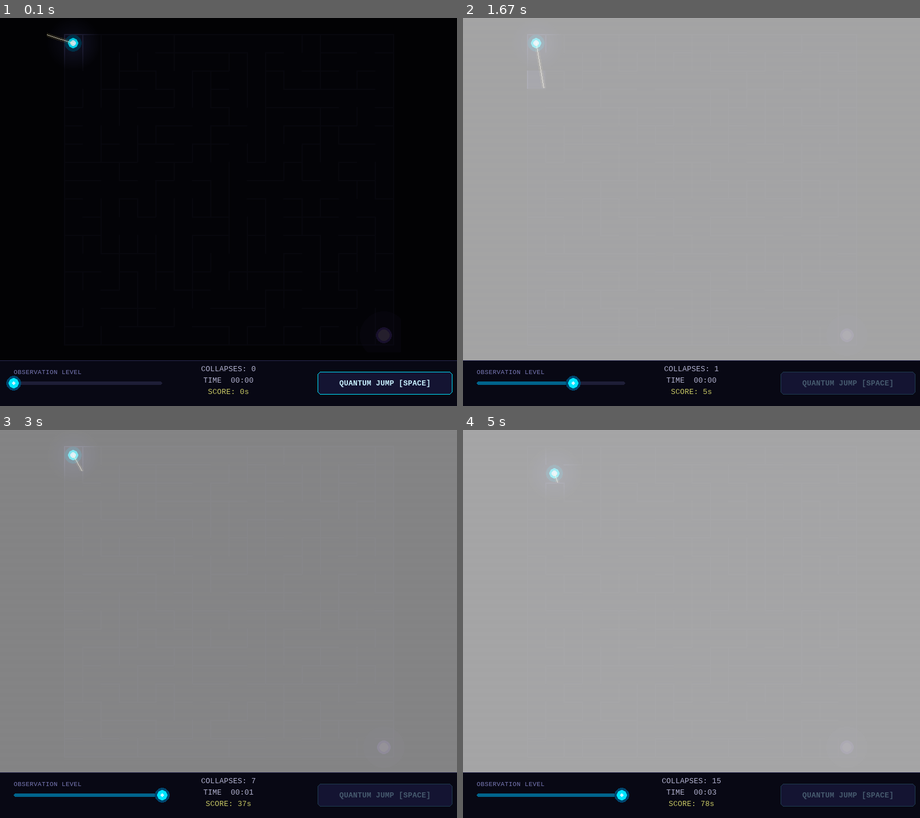
Above: before the commit, frames 1-4 (two rows, left to right).
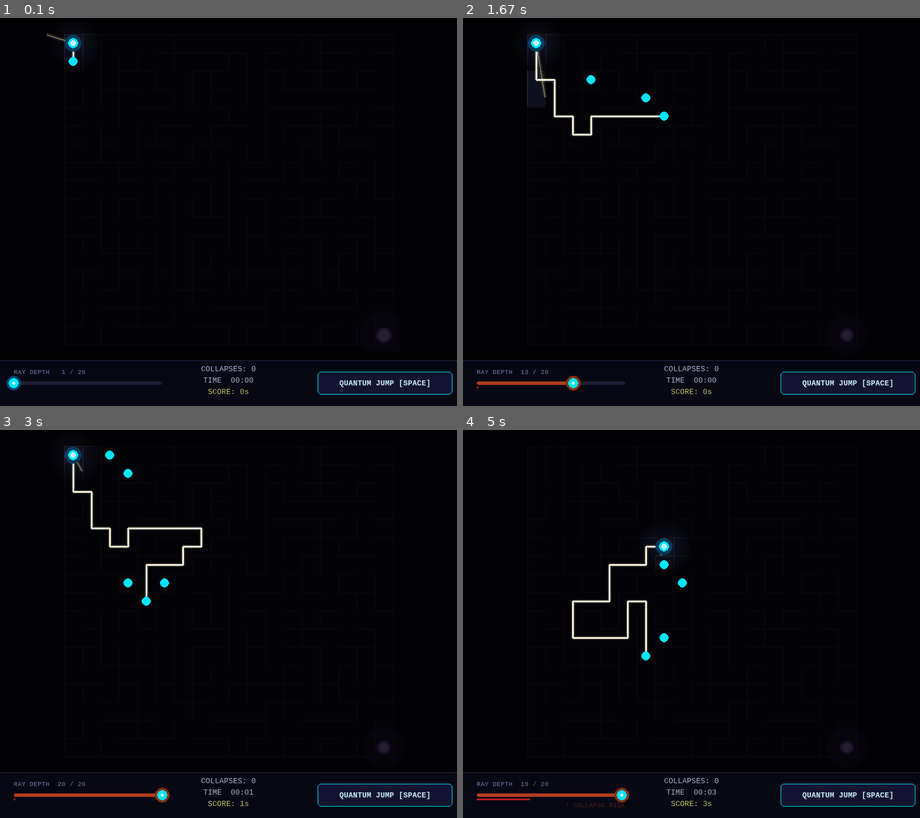
Above: after the commit, the same moments.

Repository: parzival1401/mobile_quantum-
Game: pygame game, started from quantum_maze/main.py
Two runs of this game, one before a commit and one after it. Both use one fixed random seed, a clock stepped at 60 frames per second and the inputs below.
Inputs (mouse positions are in pixels of both pictures, inside the frame that each line leads up to):
- Up to frame 1 (0.1 s): no input
- Up to frame 2 (1.67 s): click "QUANTUM JUMP [SPACE]" at 0.38 s; click (549, 382) at 0.72 s; hold R 1-1.47 s; hold Right 1-1.47 s; press the mouse at (549, 382) at 1.53 s; move the mouse to (572, 266) at 1.63 s
- Up to frame 3 (3 s): release the mouse at (132, 561) at 1.77 s; press the mouse at (132, 794) at 1.87 s; move the mouse to (95, 666) at 1.97 s; release the mouse at (54, 538) at 2.1 s; press the mouse at (54, 794) at 2.2 s; move the mouse to (164, 748) at 2.3 s; release the mouse at (274, 705) at 2.43 s; press the mouse at (86, 794) at 2.53 s; move the mouse to (86, 643) at 2.63 s; release the mouse at (91, 492) at 2.77 s; press the mouse at (86, 794) at 2.87 s; move the mouse to (182, 651) at 2.97 s
- Up to frame 4 (5 s): release the mouse at (741, 511) at 3.1 s; press the mouse at (627, 794) at 3.2 s; move the mouse to (604, 783) at 3.3 s; release the mouse at (581, 771) at 3.43 s; press the mouse at (846, 794) at 3.53 s; move the mouse to (696, 666) at 3.63 s; release the mouse at (545, 538) at 3.77 s; press the mouse at (549, 794) at 3.87 s; move the mouse to (618, 721) at 3.97 s; release the mouse at (686, 647) at 4.1 s; press the mouse at (549, 794) at 4.2 s; move the mouse to (664, 775) at 4.3 s; release the mouse at (773, 752) at 4.43 s; press the mouse at (627, 794) at 4.53 s; move the mouse to (737, 670) at 4.63 s; release the mouse at (851, 546) at 4.77 s; press the mouse at (627, 794) at 4.87 s; move the mouse to (622, 662) at 4.97 s

The runs differ from the first frame. In frame 1, 0.2% of the frame differs, in the area x 3-19%, y 5-92%; in frame 2, 89%; in frame 3, 89%; in frame 4, 89%, in the area x 0-100%, y 0-98%.

Commit message:
Add ray_solver: BFS maze pathfinder replaces geometric ray
ray_solver.py — new file:
  RaySolver.solve(start, exit, depth_limit) runs BFS up to depth_limit
  cells, picks the frontier cell with lowest Manhattan distance to exit,
  returns SolveResult(path, reached_exit, depth_used, frontier).
  draw_ray() renders warm-white core line (3px) + bloom pass (7px α40
  on SRCALPHA surface) + cyan/violet frontier dots.

ui.py:
  Slider.depth property: maps value 0–100 → BFS depth 1–20.
  Slider.update(dt): accumulates collapse_risk (+0.4/s when held >60,
  −0.2/s when ≤60). Triggers force_collapse when risk hits 1.0.
  Risk bar: thin red fill under track; warning label above 30%.
  Track turns orange when value > 60 (danger zone).

player.py:
  start_jump(target_cell) now accepts (r, c) grid cell instead of raw
  pixel — always snaps to exact cell center, no pixel clamping needed.

main.py:
  RaySolver instantiated after maze init and after each collapse/restart.
  solve() called every frame; result drives draw_ray() (above fog, below
  player) and player.start_jump(). Collapse now only via slider risk.
  Render order: maze → particles → fog → BFS ray → player → effects.

Co-Authored-By: Claude Sonnet 4.6 <noreply@anthropic.com>

Diff:
--- a/quantum_maze/main.py
+++ b/quantum_maze/main.py
@@ -13,6 +13,7 @@
 import effects as fx
 import ui
 from player import Player
+from ray_solver import RaySolver, SolveResult, draw_ray
 from settings import (
     SW, SH, GAME_H, HUD_H, FPS, WINDOW_TITLE,
     BG, WALL_C, FLOOR_C, EXIT_C,
@@ -87,6 +88,7 @@
     # Game objects
     mz         = maze_mod.generate(DEFAULT_SEED)
     maze_surf  = _build_maze_surf(mz)
+    solver     = RaySolver(mz)
     player     = Player()
     particles  = fx.ParticleSystem()
     flash      = fx.ScreenFlash()
@@ -103,19 +105,23 @@
     elapsed        = 0.0
     next_seed      = DEFAULT_SEED + 1
     collapse_timer = 0.0
-    lit_cells: list = []
-    ray_endpoint   = (player.px, player.py)
+    lit_cells: list    = []
+    solve_result: SolveResult | None = None
 
     while True:
         dt = min(clock.tick(FPS) / 1000.0, 0.05)
 
-        # ── Mouse ray angle ───────────────────────────────────────────────────
+        # ── Mouse ray angle (for fog-of-war only) ────────────────────────────
         mx, my    = pygame.mouse.get_pos()
         angle_rad = math.atan2(my - player.py, mx - player.px)
 
-        # ── Cast ray (every frame while playing/collapsing) ───────────────────
+        # ── BFS ray solve (every frame) ───────────────────────────────────────
+        solve_result = solver.solve(
+            (player.row, player.col), EXIT_CELL, slider.depth)
+
+        # ── Fog cast ray (for ambient reveal, unchanged) ──────────────────────
         if state in (State.PLAYING, State.COLLAPSING, State.JUMPING):
-            lit_cells, ray_endpoint = lighting.cast_ray(
+            lit_cells, _ = lighting.cast_ray(
                 (player.px, player.py), angle_rad, mz)
 
         # ── Events ────────────────────────────────────────────────────────────
@@ -134,6 +140,7 @@
                     # Full restart
                     mz = maze_mod.generate(DEFAULT_SEED)
                     maze_surf = _build_maze_surf(mz)
+                    solver    = RaySolver(mz)
                     player    = Player()
                     particles.clear()
                     state          = State.PLAYING
@@ -144,10 +151,16 @@
             slider.handle_event(event)
             btn.handle_event(event, can_jump)
 
-        # ── Trigger collapse ──────────────────────────────────────────────────
-        if slider.changed and state == State.PLAYING:
+        # ── Slider risk accumulation ──────────────────────────────────────────
+        slider.update(dt)
+
+        # ── Trigger collapse (risk-based) ─────────────────────────────────────
+        def _do_collapse():
+            nonlocal mz, maze_surf, solver, next_seed, collapse_count
+            nonlocal state, collapse_timer
             mz = maze_mod.generate(next_seed)
             maze_surf = _build_maze_surf(mz)
+            solver    = RaySolver(mz)
             next_seed += 1
             collapse_count += 1
             player.snap_to_cell(player.row, player.col)
@@ -156,9 +169,12 @@
             state          = State.COLLAPSING
             collapse_timer = FLASH_DURATION
 
+        if slider.force_collapse and state == State.PLAYING:
+            _do_collapse()
+
         # ── Trigger quantum jump ──────────────────────────────────────────────
-        if btn.pressed and can_jump:
-            player.start_jump(ray_endpoint)
+        if btn.pressed and can_jump and solve_result and solve_result.path:
+            player.start_jump(solve_result.path[-1])
             state = State.JUMPING
 
         # ── Update ────────────────────────────────────────────────────────────
@@ -202,13 +218,19 @@
         screen.blit(maze_surf, (MAZE_X0, MAZE_Y0))
         _draw_exit(screen, t_now, exit_glow)
 
-        # Player + particles
-        player.draw(screen)
+        # Particles (below fog)
         particles.draw(screen)
 
-        # Fog + ray
+        # Fog (ambient hole + geometric fog reveal)
         lighting.render(screen, fog_surf, ray_surf, ambient_surf,
                         (player.px, player.py), angle_rad, mz, lit_cells)
+
+        # BFS ray — on top of fog, below player
+        if solve_result:
+            draw_ray(screen, solve_result, CELL)
+
+        # Player — on top of everything
+        player.draw(screen)
 
         # Screen effects (flash, scanlines)
         flash.draw(screen)
--- a/quantum_maze/player.py
+++ b/quantum_maze/player.py
@@ -65,13 +65,14 @@
         return False
 
     # ── Quantum jump ─────────────────────────────────────────────────────────
-    def start_jump(self, endpoint_px: tuple):
-        tx = max(MAZE_X0, min(MAZE_X0 + COLS * CELL - 1, endpoint_px[0]))
-        ty = max(MAZE_Y0, min(MAZE_Y0 + ROWS * CELL - 1, endpoint_px[1]))
-        self.row = (ty - MAZE_Y0) // CELL
-        self.col = (tx - MAZE_X0) // CELL
+    def start_jump(self, target_cell: tuple):
+        """Jump to a maze cell (r, c) from SolveResult.path[-1]."""
+        r, c = target_cell
+        self.row = max(0, min(ROWS - 1, r))
+        self.col = max(0, min(COLS - 1, c))
+        cx, cy = _cell_center(self.row, self.col)
         self._jump_from = (self._px, self._py)
-        self._jump_to   = (float(tx), float(ty))
+        self._jump_to   = (float(cx), float(cy))
         self._jump_t    = 0.0
         self.is_jumping = True
 
--- /dev/null
+++ b/quantum_maze/ray_solver.py
@@ -0,0 +1,149 @@
+"""
+ray_solver.py — BFS-based maze ray solver + visual renderer.
+
+The "ray" is the shortest BFS path from the player toward the exit,
+limited to depth_limit cells. Multiple BFS branches are resolved by
+picking the frontier cell with the lowest Manhattan distance to exit.
+"""
+
+from __future__ import annotations
+from dataclasses import dataclass, field
+from collections import deque
+
+import pygame
+from settings import ROWS, COLS, CELL, MAZE_X0, MAZE_Y0
+from maze import get_neighbors
+
+# Pre-allocated bloom surface (lazy-init, reused every frame)
+_bloom_surf: pygame.Surface | None = None
+
+
+# ── Result dataclass ──────────────────────────────────────────────────────────
+@dataclass
+class SolveResult:
+    path:          list   # ordered cells start → best-frontier or exit
+    reached_exit:  bool   # True only when exit is within depth_limit
+    depth_used:    int    # len(path) - 1
+    frontier:      list   # leaf cells at the depth boundary
+
+
+# ── Solver ────────────────────────────────────────────────────────────────────
+class RaySolver:
+    def __init__(self, maze, max_possible_depth: int = 20):
+        self._maze = maze
+
+    def update_maze(self, maze):
+        """Call after maze collapse to swap the underlying grid."""
+        self._maze = maze
+
+    def solve(self, start: tuple, exit_cell: tuple,
+              depth_limit: int) -> SolveResult:
+        """
+        BFS from start, expanding up to depth_limit cells.
+        Returns a single-chain path to the best frontier cell
+        (or exit if reachable within the limit).
+        """
+        depth_limit = max(1, depth_limit)
+
+        parent:   dict[tuple, tuple | None] = {start: None}
+        depth_map: dict[tuple, int]          = {start: 0}
+        queue     = deque([start])
+        frontier: list[tuple]                = []
+
+        while queue:
+            cell = queue.popleft()
+            d    = depth_map[cell]
+
+            # ── Reached exit ─────────────────────────────────────────────────
+            if cell == exit_cell:
+                path = _trace(parent, cell)
+                return SolveResult(
+                    path=path,
+                    reached_exit=True,
+                    depth_used=len(path) - 1,
+                    frontier=[cell],
+                )
+
+            # ── At depth limit → leaf / frontier ─────────────────────────────
+            if d >= depth_limit:
+                frontier.append(cell)
+                continue       # do not expand further
+
+            # ── Normal expansion ──────────────────────────────────────────────
+            for nb in get_neighbors(self._maze, *cell):
+                if nb not in parent:
+                    parent[nb]    = cell
+                    depth_map[nb] = d + 1
+                    queue.append(nb)
+
+        # BFS exhausted before reaching depth_limit (tiny maze / large limit)
+        if not frontier:
+            # All reachable cells visited; treat the deepest ones as frontier
+            max_d = max(depth_map.values()) if depth_map else 0
+            frontier = [c for c, d in depth_map.items() if d == max_d]
+            if not frontier:
+                frontier = [start]
+
+        # Pick frontier cell closest to exit by Manhattan distance
+        er, ec = exit_cell
+        best   = min(frontier, key=lambda c: abs(c[0] - er) + abs(c[1] - ec))
+        path   = _trace(parent, best)
+
+        return SolveResult(
+            path=path,
+            reached_exit=False,
+            depth_used=len(path) - 1,
+            frontier=frontier,
+        )
+
+
+# ── Path trace helper ─────────────────────────────────────────────────────────
+def _trace(parent: dict, cell: tuple) -> list:
+    path, cur = [], cell
+    while cur is not None:
+        path.append(cur)
+        cur = parent[cur]
+    path.reverse()
+    return path
+
+
+# ── Pixel helper ──────────────────────────────────────────────────────────────
+def _cell_px(r: int, c: int) -> tuple:
+    return (MAZE_X0 + c * CELL + CELL // 2,
+            MAZE_Y0 + r * CELL + CELL // 2)
+
+
+# ── Renderer ──────────────────────────────────────────────────────────────────
+def draw_ray(surface: pygame.Surface, result: SolveResult, cell_size: int):
+    """
+    Draw the BFS ray path onto surface.
+    Draw order: bloom (glow) → core line → frontier dots.
+    Caller is responsible for correct layer order (above fog, below player).
+    """
+    global _bloom_surf
+
+    path = result.path
+    if len(path) < 2:
+        return
+
+    pts = [_cell_px(*cell) for cell in path]
+
+    # ── Bloom pass (7 px, alpha 40, separate SRCALPHA surface) ───────────────
+    size = surface.get_size()
+    if _bloom_surf is None or _bloom_surf.get_size() != size:
+        _bloom_surf = pygame.Surface(size, pygame.SRCALPHA)
+    _bloom_surf.fill((0, 0, 0, 0))
+
+    for i in range(len(pts) - 1):
+        pygame.draw.line(_bloom_surf, (255, 248, 220, 40), pts[i], pts[i + 1], 7)
+    surface.blit(_bloom_surf, (0, 0))
+
+    # ── Core line (3 px, warm white) ─────────────────────────────────────────
+    for i in range(len(pts) - 1):
+        pygame.draw.line(surface, (255, 248, 220), pts[i], pts[i + 1], 3)
+
+    # ── Frontier dots ────────────────────────────────────────────────────────
+    dot_col = (139, 92, 246) if result.reached_exit else (0, 229, 255)
+    dot_r   = max(2, int(cell_size * 0.25))
+    for cell in result.frontier:
+        pygame.draw.circle(surface, dot_col, _cell_px(*cell), dot_r)
--- a/quantum_maze/ui.py
+++ b/quantum_maze/ui.py
@@ -28,12 +28,38 @@
 # ── Slider ────────────────────────────────────────────────────────────────────
 class Slider:
     def __init__(self, x, y, width):
-        self._rect  = pygame.Rect(x, y - 10, width, 20)
-        self._track = pygame.Rect(x, y - 3, width, 6)
-        self.value  = 0          # 0 … 100
-        self._drag  = False
-        self.changed = False     # True for exactly the frame a change occurs
-
+        self._rect   = pygame.Rect(x, y - 10, width, 20)
+        self._track  = pygame.Rect(x, y - 3,  width, 6)
+        self.value   = 0          # 0 … 100
+        self._drag   = False
+        self.changed = False      # True for exactly the frame a change occurs
+
+        self._collapse_risk  = 0.0   # 0.0 … 1.0
+        self._force_collapse = False
+
+    # ── Depth mapping ─────────────────────────────────────────────────────────
+    @property
+    def depth(self) -> int:
+        """BFS depth limit 1–20 mapped from slider value 0–100."""
+        return max(1, int(self.value / 5))
+
+    # ── Collapse risk ─────────────────────────────────────────────────────────
+    @property
+    def force_collapse(self) -> bool:
+        return self._force_collapse
+
+    def update(self, dt: float):
+        """Call once per frame with delta-time to accumulate/decay collapse risk."""
+        self._force_collapse = False
+        if self._drag and self.value > 60:
+            self._collapse_risk = min(1.0, self._collapse_risk + dt * 0.4)
+            if self._collapse_risk >= 1.0:
+                self._collapse_risk  = 0.0
+                self._force_collapse = True
+        elif self.value <= 60:
+            self._collapse_risk = max(0.0, self._collapse_risk - dt * 0.2)
+
+    # ── Events ────────────────────────────────────────────────────────────────
     def _val_to_x(self, v):
         return self._rect.x + int(v / 100 * self._rect.width)
 
@@ -62,21 +88,38 @@
 
     def draw(self, surface):
         _init_fonts()
-        lbl = _F_LABEL.render("OBSERVATION LEVEL", True, SLIDER_LABEL_C)
+        depth_val = self.depth
+        lbl = _F_LABEL.render(f"RAY DEPTH  {depth_val:2d} / 20", True, SLIDER_LABEL_C)
         surface.blit(lbl, (self._rect.x, self._rect.y - 16))
 
         # Track
         pygame.draw.rect(surface, SLIDER_TRACK_C, self._track, border_radius=3)
         fill_w = int(self.value / 100 * self._track.width)
         if fill_w > 0:
-            pygame.draw.rect(surface, (0, 100, 140),
+            track_col = (180, 60, 30) if self.value > 60 else (0, 100, 140)
+            pygame.draw.rect(surface, track_col,
                              (self._track.x, self._track.y, fill_w, self._track.height),
                              border_radius=3)
+
+        # Collapse risk bar (thin red bar below track)
+        if self._collapse_risk > 0:
+            risk_w = int(self._collapse_risk * self._track.width)
+            risk_y = self._track.bottom + 3
+            pygame.draw.rect(surface, (180, 30, 30),
+                             (self._track.x, risk_y, risk_w, 3))
+            # Warning label when risk is building
+            if self._collapse_risk > 0.3:
+                intensity = int(255 * self._collapse_risk)
+                warn = _F_LABEL.render("! COLLAPSE RISK", True,
+                                       (intensity, 30, 30))
+                surface.blit(warn, (self._track.right - warn.get_width(),
+                                    risk_y + 5))
 
         # Handle
         hx = self._val_to_x(self.value)
         cy = self._track.centery
-        pygame.draw.circle(surface, (0, 70, 110), (hx, cy), 13)
+        handle_col = (130, 50, 20) if self.value > 60 else (0, 70, 110)
+        pygame.draw.circle(surface, handle_col,       (hx, cy), 13)
         pygame.draw.circle(surface, SLIDER_HANDLE_C,  (hx, cy), 9)
         pygame.draw.circle(surface, (200, 245, 255),  (hx, cy), 3)
 
